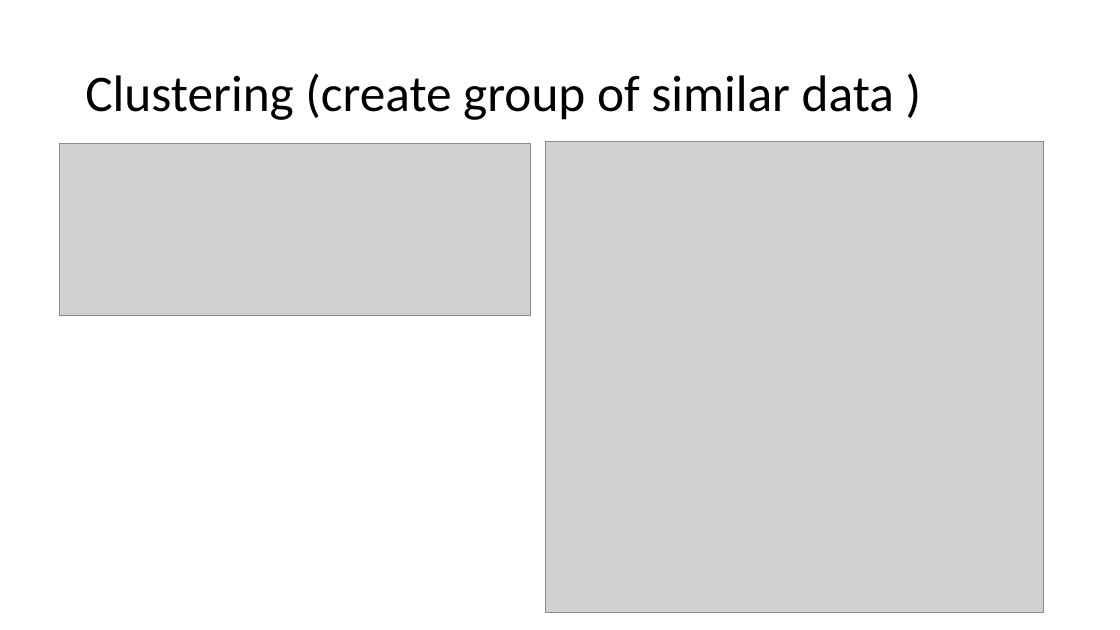
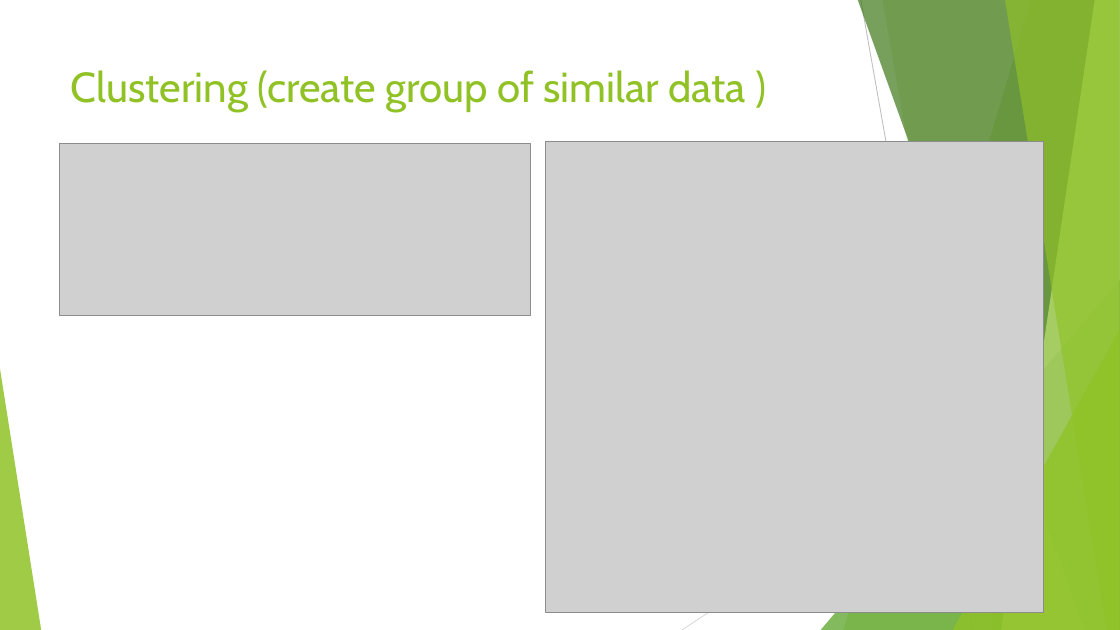
Before and after one commit to mehul-vaidya/ML_Projects, a slide deck: slide 6 of Hands-on Machine Learning.pptx. Drawn at 1120x630 pixels with LibreOffice and Linux fonts; fonts in the diff are those of the drawing; grey boxes stand for pictures. Boxes give left, top, right and bottom in pixels: in the first picture for what was removed or moved away, otherwise in the second. Text is boxed around its words. In the diff, an @@ line names an element or a change of style, - is before the commit and + after.

```diff
--- a/Hands-on Machine Learning.pptx
+++ b/Hands-on Machine Learning.pptx
@@ title "Clustering (create group of similar ...": place and size @@
-title "Clustering (create group of similar ..." at [85, 73, 894, 120]
+title "Clustering (create group of similar ..." at [71, 70, 745, 112]
@@ title "Clustering (create group of similar ..." at [71, 70, 745, 112]: size 44 to 36 pt, font Calibri to Cabin, text colour #000000 to #90C226; line spacing 0.9 to 1; vertical alignment middle to top @@
@@ group added at [0, 0, 1120, 630]: 5 freeform shapes, 3 triangles, 2 lines @@
```
Also in this commit, not shown: 11 other slides changed, 1 other file.
